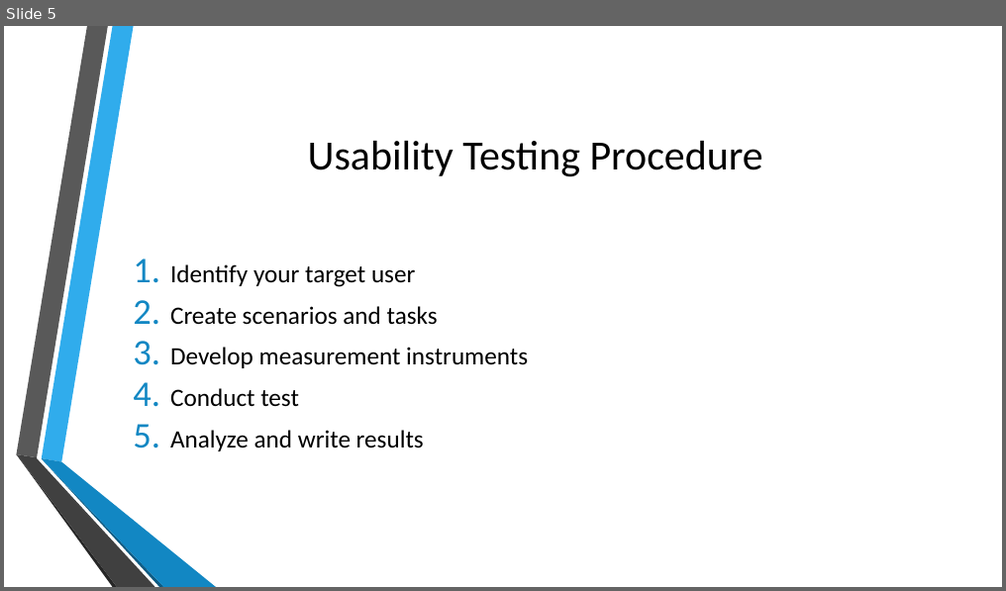
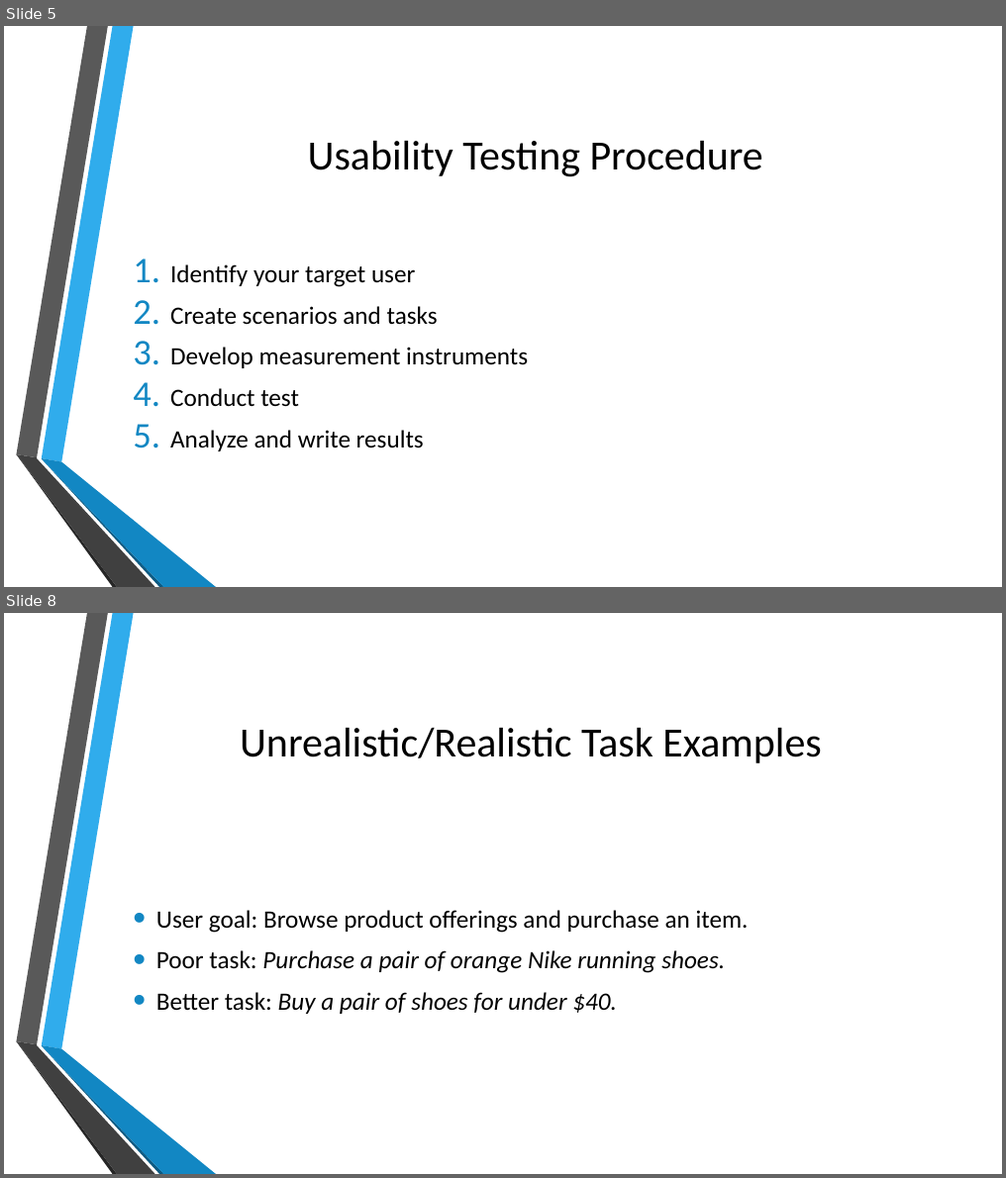
Before and after one commit to doctorlam/tecm4180, a slide deck: readings/usability.pptx. Shown one above the other, each under a label of ours: slide 5 before the commit, slides 5 and 8 after it; the slides between them are not shown. The pictures are 1006x591 and 1006x1178 pixels, drawn with LibreOffice and Linux fonts; fonts in the diff are those of the drawing; background and template pictures are left out. Boxes give left, top, right and bottom in pixels: in the first picture for what was removed or moved away, otherwise in the second. Text is boxed around its words. In the diff, an @@ line names an element or a change of style, - is before the commit and + after.

```diff
--- a/readings/usability.pptx
+++ b/readings/usability.pptx
@@ slide 8 added at <box>4,613,1002,1174</box>, background picture (left out); not listed: 6 template elements that a slide beside it also shows @@
@@ title added at <box>240,728,821,763</box>, 40 pt, text #000000 @@
+Unrealistic/Realistic Task Examples
@@ text added at <box>156,910,748,1014</box>, 24 pt, text #000000 @@
+• User goal: Browse product offerings and purchase an item.
+• Poor task: Purchase a pair of orange Nike running shoes.
+• Better task: Buy a pair of shoes for under $40.
```
Also in this commit, not shown: 2 slides changed, 12 other slides added, 7 other files.
